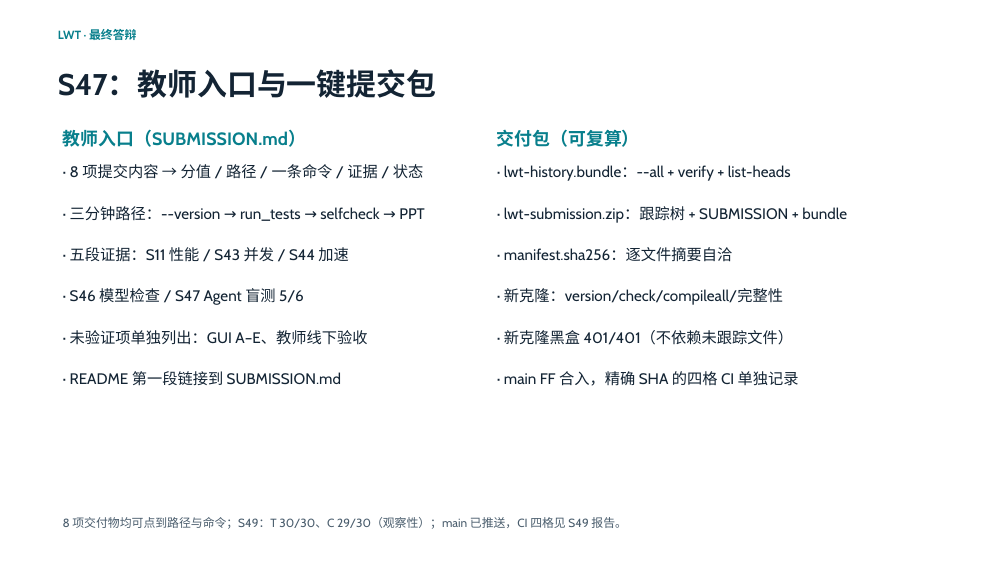
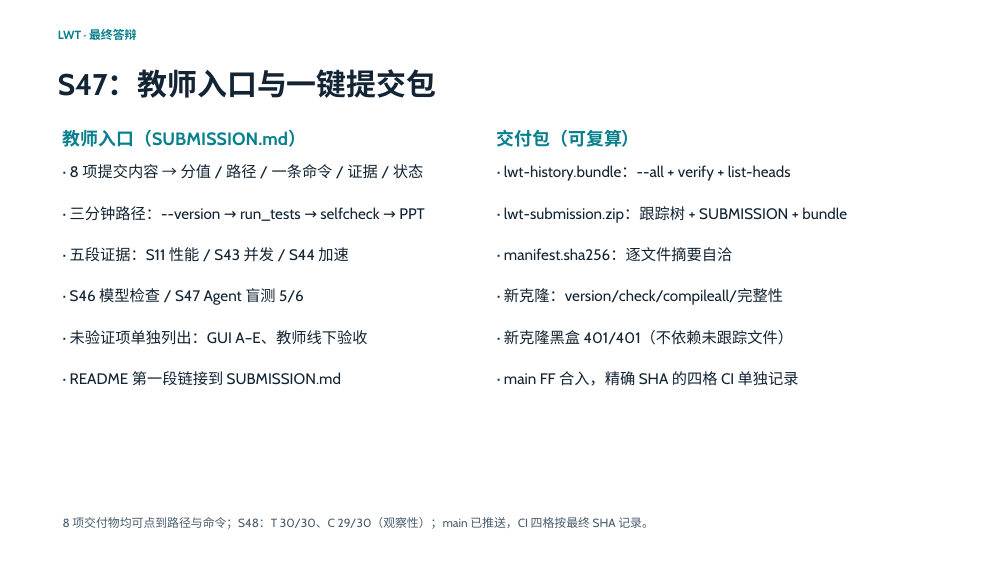
Before and after one commit to 05T1925/Interpreted-general-purpose-scripting-language-LWT, a slide deck: slide 20 of slides/LWT介绍.pptx. Drawn at 1008x567 pixels with LibreOffice and Linux fonts; fonts in the diff are those of the drawing. Boxes give left, top, right and bottom in pixels: in the first picture for what was removed or moved away, otherwise in the second. Text is boxed around its words. In the diff, an @@ line names an element or a change of style, - is before the commit and + after.

```diff
--- a/slides/LWT介绍.pptx
+++ b/slides/LWT介绍.pptx
@@ text at bbox=[63, 517, 654, 529]: text changed @@
-8 项交付物均可点到路径与命令；S49：T 30/30、C 29/30（观察性）；main 已推送，CI 四格见 S49 报告。
+8 项交付物均可点到路径与命令；S48：T 30/30、C 29/30（观察性）；main 已推送，CI 四格按最终 SHA 记录。
```
Also in this commit, not shown: 6 other slides changed, 12 other files.
